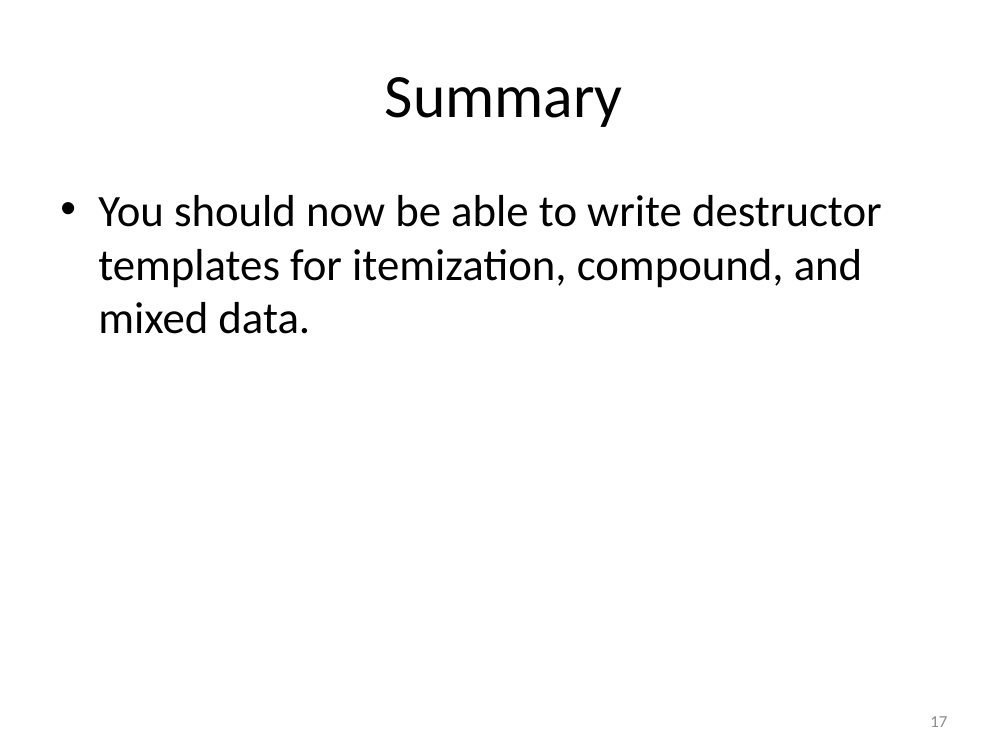
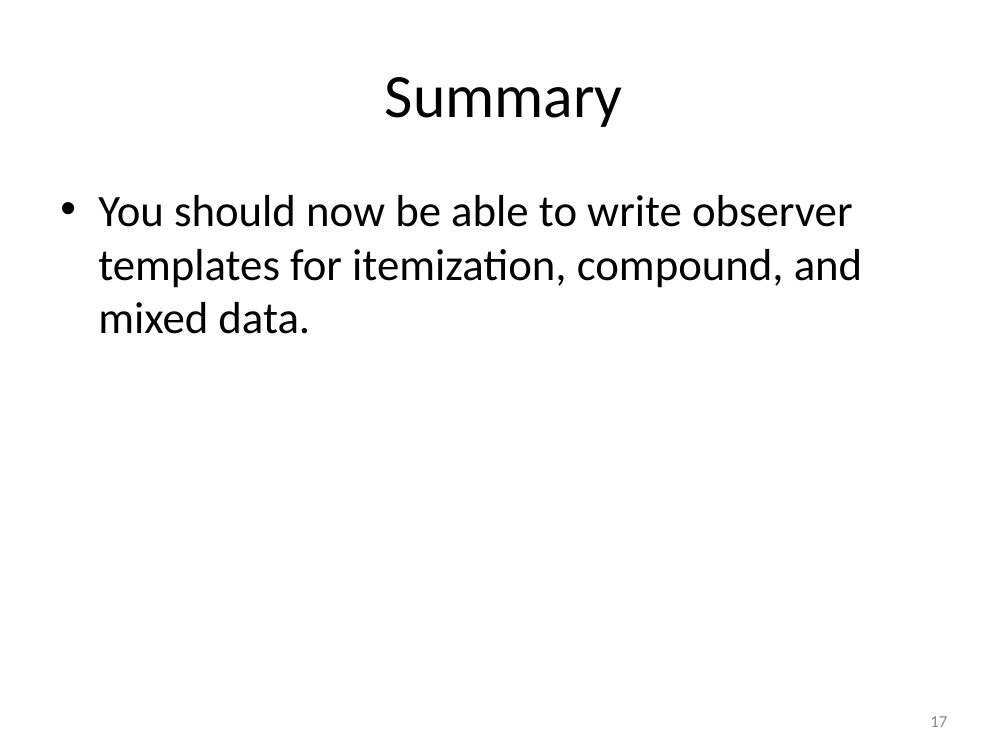
Before and after one commit to mwand/cs5010f16, a slide deck: slide 17 of Slides/Lesson 1.4 Templates.pptx. Drawn at 1008x756 pixels with LibreOffice and Linux fonts; fonts in the diff are those of the drawing. Boxes give left, top, right and bottom in pixels: in the first picture for what was removed or moved away, otherwise in the second. Text is boxed around its words. In the diff, an @@ line names an element or a change of style, - is before the commit and + after.

```diff
--- a/Slides/Lesson 1.4 Templates.pptx
+++ b/Slides/Lesson 1.4 Templates.pptx
@@ text at [98, 195, 863, 334]: text changed @@
-• You should now be able to write destructor templates for itemization, compound, and mixed data.
+• You should now be able to write observer templates for itemization, compound, and mixed data.
```
Also in this commit, not shown: 5 other slides changed, 44 other files.
